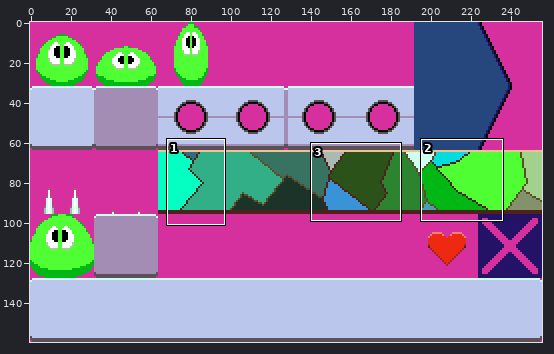
One commit to this sprite sheet: assets/spritesheet.png. Above: a wide view before the commit, with the close-up outlined.
Close-up. Old version:
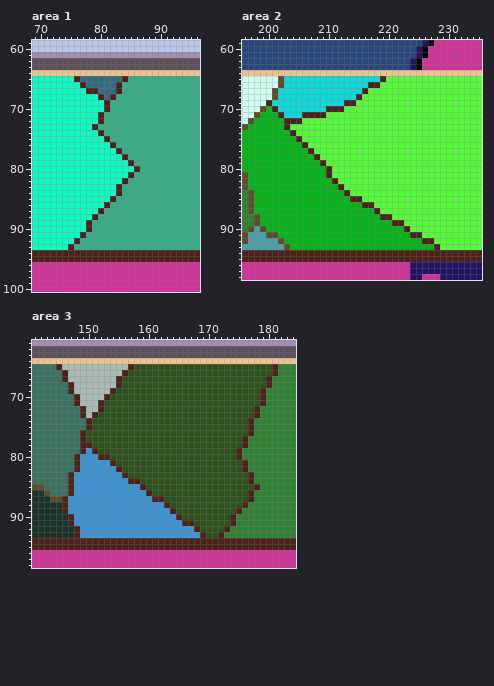
The file is 256x160 pixels. Shown: area 1: x 69..96, y 59..100; area 2: x 196..235, y 59..98; area 3: x 141..184, y 61..98.
The same view after the edit:
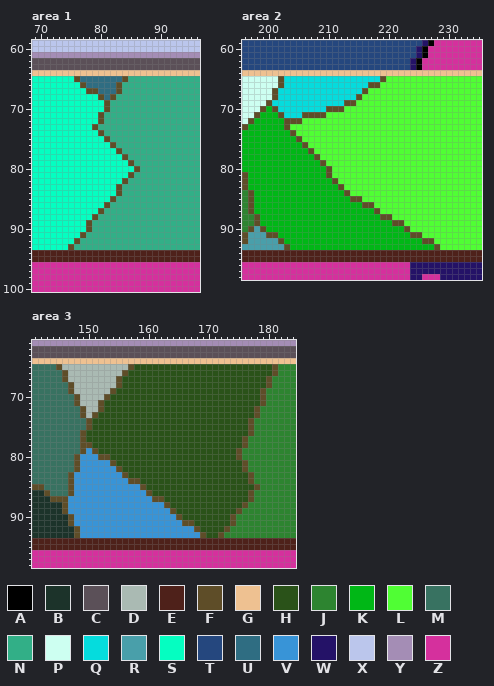
Palette (. is transparent): A #000000  B #1c332a  C #5b5058  D #aabab3  E #4e211a  F #5e4d28  G #eec191  H #2a5219  J #2d8430  K #00b716  L #50fe34  M #387261  N #32af87  P #cdfff1  Q #05dcdd  R #499faa  S #05fec1  T #25477e  U #2f6d82  V #3894d7  W #241267  X #bbc6ec  Y #a48db5  Z #d5309d
The edit:
Changed rows in their new state; - is an unchanged pixel.
Area 1:
first column x 75:
 65 -F-------F--
 66 --F-----F---
 67 ---FF---F---
 68 -----F-F----
 69 ------F-----
 70 ------F-----
 71 -----F------
 72 -----F------
 73 ----F-------
 74 -----F------
 75 ------F-----
 76 -------F----
 77 --------F---
 78 ---------F--
 79 ----------F-
 80 -----------F
 81 ----------F-
 82 ---------F--
 83 --------F---
 84 --------F---
 85 -------F----
 86 ------F-----
 87 -----F------
 88 ----F-------
 89 ---F--------
 90 ---F--------
 91 --F---------
 92 -F----------
 93 F-----------
Area 2:
first column x 200:
65 -------------------F---------
66 -----------------FF----------
67 ----------------F------------
68 ---------------F-------------
69 F------------FF--------------
70 -F--------FFF----------------
71 --F---FFFF-------------------
72 ---FFF-----------------------
73 ---F-------------------------
74 ----F------------------------
75 -----F-----------------------
76 ------F----------------------
77 -------F---------------------
78 --------F--------------------
79 ---------F-------------------
80 ----------F------------------
81 ----------F------------------
82 -----------F-----------------
83 ------------F----------------
84 -------------F---------------
85 --------------FF-------------
86 ----------------FF-----------
87 ------------------F----------
88 -------------------FF--------
89 ---------------------FF------
90 -----------------------F-----
91 ------------------------FF---
92 --------------------------FF-
93 ----------------------------F
Area 3:
first column x 145:
65 F-----------F-----------------------F
66 -F---------F------------------------F
67 -F--------F------------------------F-
68 --F-------F------------------------F-
69 --F------F------------------------F--
70 ---F----F-------------------------F--
71 ---F---F--------------------------F--
72 ----F--F-------------------------F---
73 ----F-F--------------------------F---
74 -----F--------------------------F----
75 -----F--------------------------F----
76 ----F---------------------------F----
77 ----F--------------------------F-----
78 ----FF-------------------------F-----
79 ----F-F-----------------------F------
80 ---F---FF---------------------F------
81 ---F-----F---------------------F-----
82 ---F------F--------------------F-----
83 --F--------F--------------------F----
84 --F---------FF------------------F----
85 --F-----------F------------------F---
86 --F------------F----------------F----
87 -F--------------FF--------------F----
88 -F----------------F------------F-----
89 -F-----------------F----------F------
90 --F-----------------F--------F-------
91 --F------------------FF------F-------
92 ---F-------------------F----F--------
93 ---F--------------------F--F---------
Pixel boxes of the changes (left, top, right, bottom) in both close-ups:
changed: (68, 76, 140, 250)
changed: (266, 76, 440, 250)
changed: (56, 364, 278, 538)
